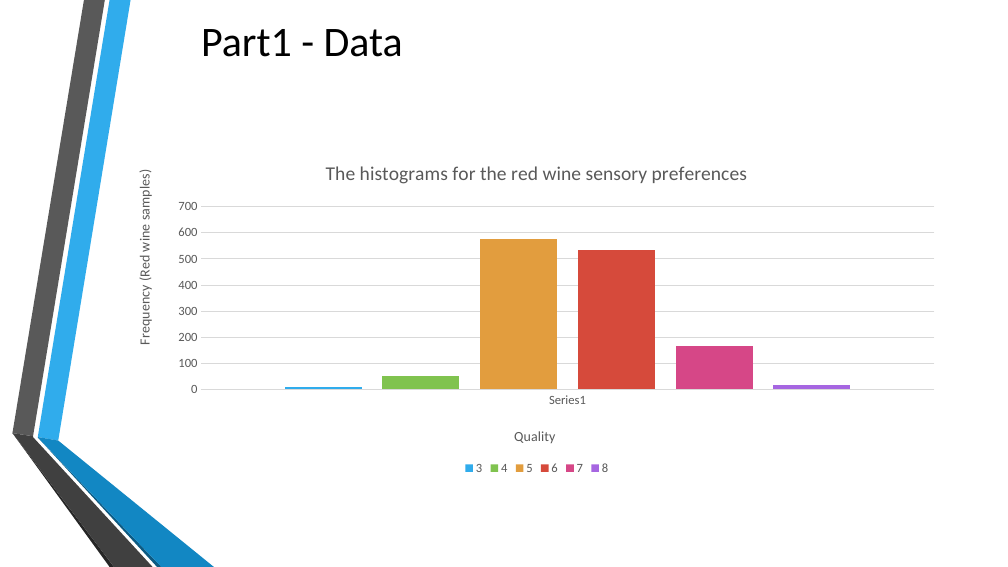
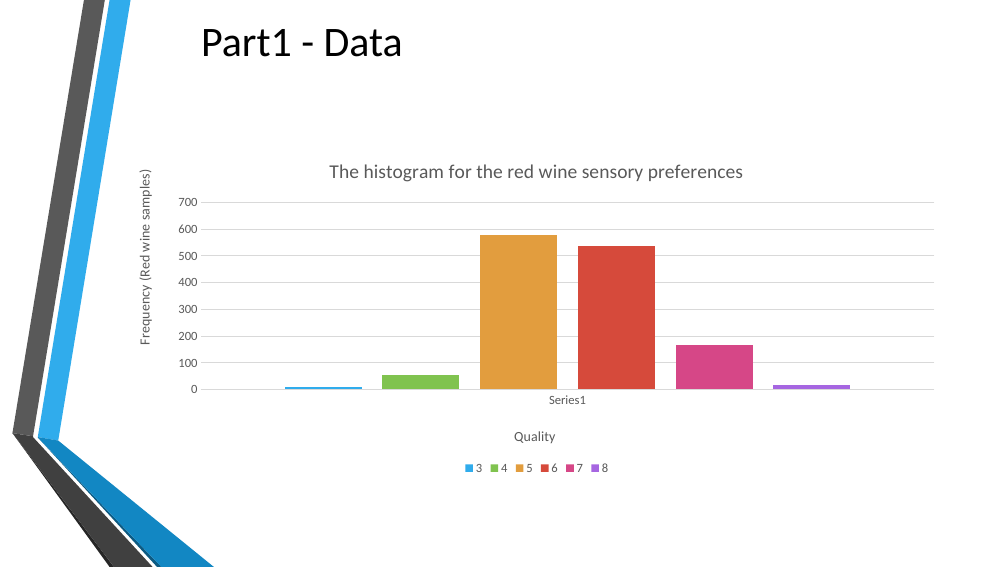
Before and after one commit to jxaa182347/inf552_hw1_redwine_yunjiezhao, a slide deck: slide 4 of HW1 – Red Wine Neural Network Classification.pptx. Drawn at 1008x567 pixels with LibreOffice and Linux fonts; fonts in the diff are those of the drawing; background and template pictures are left out. Boxes give left, top, right and bottom in pixels: in the first picture for what was removed or moved away, otherwise in the second. Text is boxed around its words. In the diff, an @@ line names an element or a change of style, - is before the commit and + after.

Commit message:
ppt update
ppt update

```diff
--- a/HW1 – Red Wine Neural Network Classification.pptx
+++ b/HW1 – Red Wine Neural Network Classification.pptx
@@ column chart at [123,146,951,479] @@
@@ title "The histograms for the red wine sensory preferences " to "The histogram for the red wine sensory preferences " @@
```
Also in this commit, not shown: 1 other slide changed.
